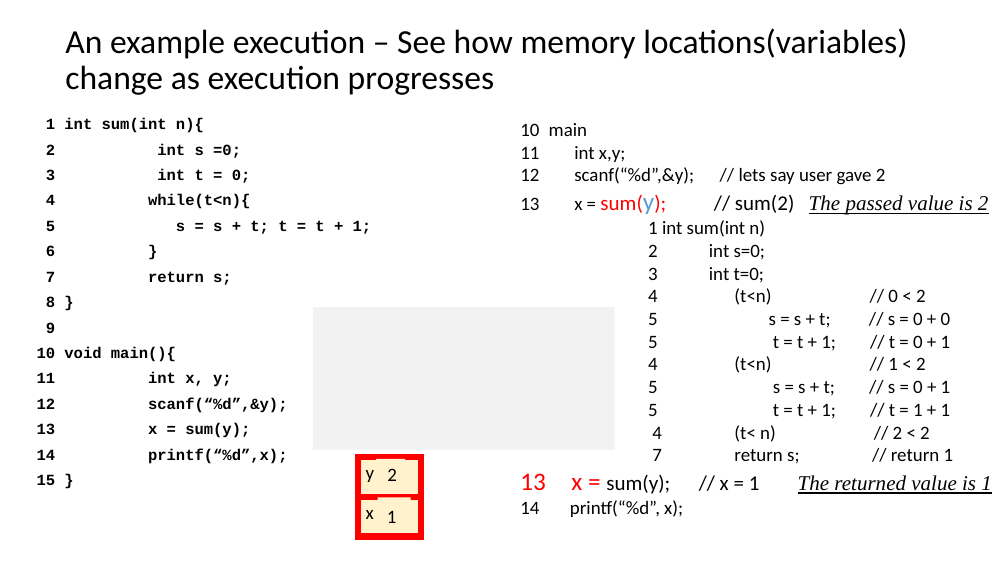
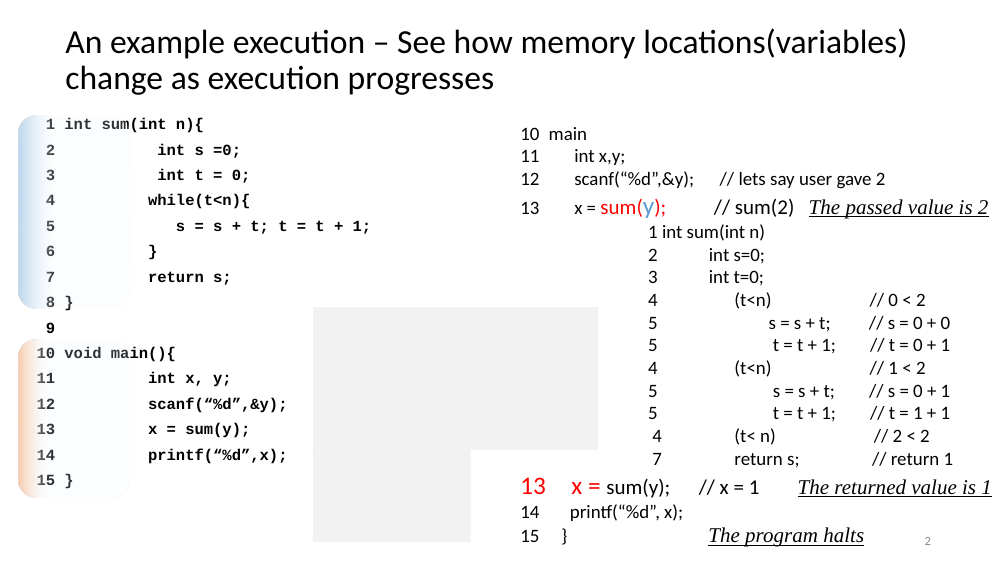
Before and after one commit to rbadrinath/FCP, a slide deck: slide 2 of CLASS/Function-call.pptx. Drawn at 1008x567 pixels with LibreOffice and Linux fonts; fonts in the diff are those of the drawing. Boxes give left, top, right and bottom in pixels: in the first picture for what was removed or moved away, otherwise in the second. Text is boxed around its words. In the diff, an @@ line names an element or a change of style, - is before the commit and + after.

Commit message:
new examples

```diff
--- a/CLASS/Function-call.pptx
+++ b/CLASS/Function-call.pptx
@@ rounded rectangle added at [19, 115, 129, 309], fill gradient #F7FAFD to #BDD7EE @@
@@ rounded rectangle added at [19, 340, 129, 498], fill gradient #F7FAFD to #F8CBAD @@
@@ rectangle added at [313, 449, 471, 542], fill #F2F2F2 @@
@@ rectangle removed at [358, 457, 421, 497] @@
-y
@@ rectangle removed at [377, 463, 411, 493] @@
-??
@@ rectangle removed at [358, 497, 421, 536] @@
-x
@@ rectangle removed at [377, 498, 411, 528] @@
-??
@@ rectangle removed at [380, 501, 405, 532] @@
-1
@@ text at [708, 527, 864, 547]: paragraph added @@
+15 } The program halts
@@ page number: place and size @@
-page number at [376, 459, 405, 489]
+page number at [925, 537, 931, 545]
@@ page number at [925, 537, 931, 545]: size 18 to 12 pt, text colour #000000 to #8C8C8C; alignment left to right; vertical alignment top to middle; fill #FFF2CC to none @@
```
Also in this commit, not shown: 20 other slides changed, 3 slides added, 6 other files.
